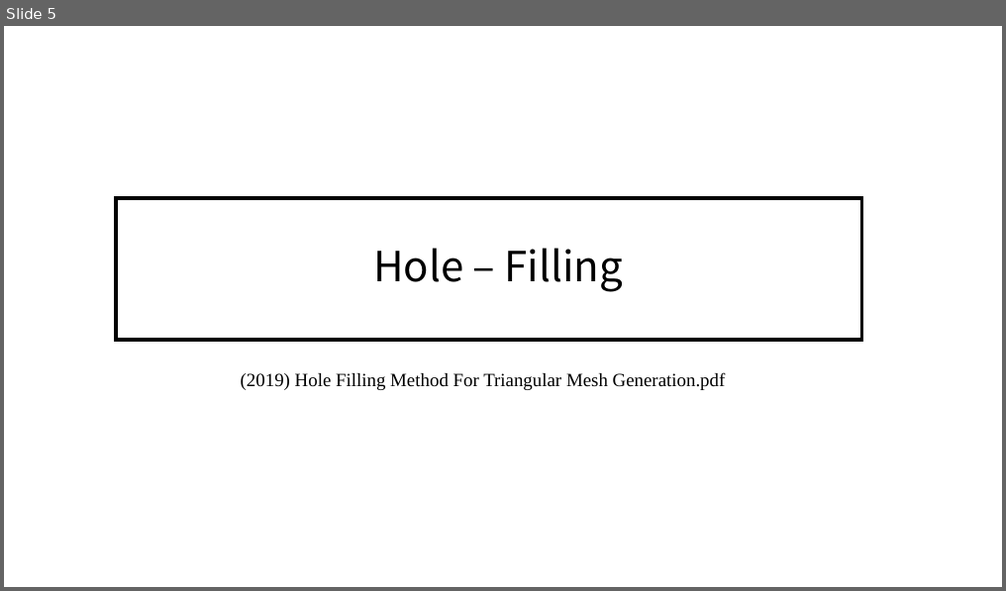
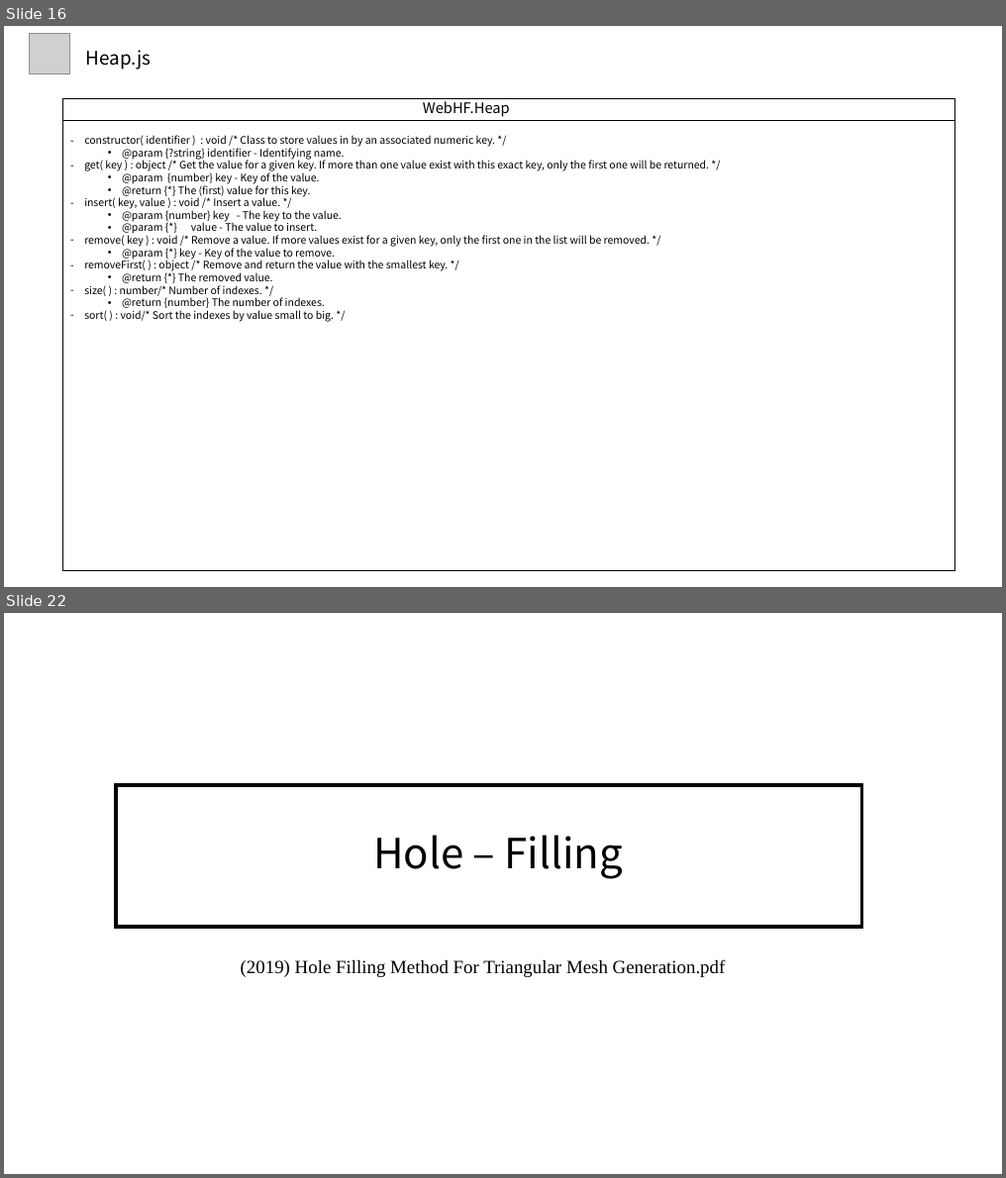
Before and after one commit to alexchun78/threeJS-holeFilling, a slide deck: (코드분석) WebGL Hole Filling.pptx. Shown one above the other, each under a label of ours: slide 5 before the commit, slides 16 and 22 after it; the slides between them are not shown. The pictures are 1006x591 and 1006x1178 pixels, drawn with LibreOffice and Linux fonts; fonts in the diff are those of the drawing; grey boxes stand for pictures. Boxes give left, top, right and bottom in pixels: in the first picture for what was removed or moved away, otherwise in the second. Text is boxed around its words. In the diff, an @@ line names an element or a change of style, - is before the commit and + after.

```diff
--- a/(코드분석) WebGL Hole Filling.pptx
+++ b/(코드분석) WebGL Hole Filling.pptx
@@ slide 16 added at [4,26,1002,587], background #FFFFFF @@
@@ picture added at [30,34,70,74] @@
@@ text added at [86,50,152,70], 18 pt, text #000000 @@
+Heap.js
@@ rectangle added at [63,98,954,571], outline #000000 0.5 pt @@
@@ text added at [423,98,510,117], 14 pt, text #000000 @@
+WebHF.Heap
@@ line added from (63, 121) to (954, 121), #000000 0.5 pt @@
@@ text added at [84,135,710,322], 10 pt, text #000000 @@
+– constructor( identifier ) : void /* Class to store values in by an associated numeric key. */
+  • @param {?string} identifier - Identifying name.
+– get( key ) : object /* Get the value for a given key. If more than one value exist with this exact key, only the first one will be returned. */
+  • @param {number} key - Key of the value.
+  • @return {*} The (first) value for this key.
+– insert( key, value ) : void /* Insert a value. */
+  • @param {number} key - The key to the value.
+  • @param {*} value - The value to insert.
+– remove( key ) : void /* Remove a value. If more values exist for a given key, only the first one in the list will be removed. */
+  • @param {*} key - Key of the value to remove.
+– removeFirst( ) : object /* Remove and return the value with the smallest key. */
+  • @return {*} The removed value.
+– size( ) : number/* Number of indexes. */
+  • @return {number} The number of indexes.
+– sort( ) : void/* Sort the indexes by value small to big. */
@@ what was slide 5 is now slide 22 @@
```
Also in this commit, not shown: 2 slides changed, 16 other slides added, 2 other files.
